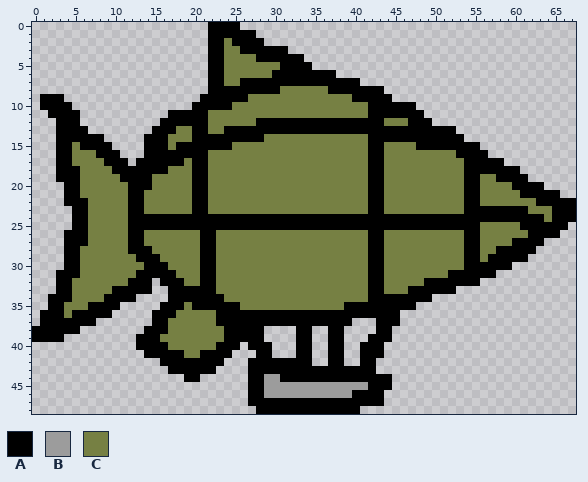
Two versions of one sprite sheet, img/airship/bi0.png. Above is the file before it was changed.
The file is 68x49 pixels.
Palette (. is transparent): A #000000  B #9c9c9c  C #768043
Pixels before, first column x 0:
 0 ......................AAAA..........................................
 1 ......................AAAAAA........................................
 2 ......................AACAAAA.......................................
 3 ......................AACCAAAAAA....................................
 4 ......................AACCCCAAAAAA..................................
 5 ......................AACCCCCCCAAAA.................................
 6 ......................AACCCCCCAAAAAAAA..............................
 7 ......................AACCAAAAAAAAAAAAAAA...........................
 8 ......................AAAAAAAAACCCCCCAAAAAAA........................
 9 .AAA.................AAAAAACCCCCCCCCCCCCAAAAA.......................
10 .AAAA...............AAAAACCCCCCCCCCCCCCCCCAAAAAA....................
11 ..AAAA...........AAAAACCCCCCCCCCCCCCCCCCCCAAAAAAA...................
12 ...AAA..........AAAAAACCCCCCAAAAAAAAAAAAAAAACCCAAA..................
13 ...AAAA........AAACCAACCAAAAAAAAAAAAAAAAAAAAAAAAAAAAA...............
14 ...AAAAAA.....AAACCCAAAAAAAAACCCCCCCCCCCCCAAAAAAAAAAAA..............
15 ...AACAAAA....AAACAAAAAAACCCCCCCCCCCCCCCCCAACCCCAAAAAAAA............
16 ...AACCCAAA...AAAAAAAACCCCCCCCCCCCCCCCCCCCAACCCCCCCCCAAAA...........
17 ...AACCCCAAA.AAAAAACAACCCCCCCCCCCCCCCCCCCCAACCCCCCCCCCAAAAA.........
18 ...AAACCCCAAAAAAACCCAACCCCCCCCCCCCCCCCCCCCAACCCCCCCCCCAAAAAAA.......
19 ...AAACCCCCAAAACCCCCAACCCCCCCCCCCCCCCCCCCCAACCCCCCCCCCAACCAAAA......
20 ....AACCCCCCAAACCCCCAACCCCCCCCCCCCCCCCCCCCAACCCCCCCCCCAACCCCAAAA....
21 ....AACCCCCCAACCCCCCAACCCCCCCCCCCCCCCCCCCCAACCCCCCCCCCAACCCCCAAAAA..
22 ....AAACCCCCAACCCCCCAACCCCCCCCCCCCCCCCCCCCAACCCCCCCCCCAACCCCCCCAAAAA
23 .....AACCCCCAACCCCCCAACCCCCCCCCCCCCCCCCCCCAACCCCCCCCCCAAAAAAAACCCAAA
24 .....AACCCCCAAAAAAAAAAAAAAAAAAAAAAAAAAAAAAAAAAAAAAAAAAAAAAAAAAAACAAA
25 .....AACCCCCAAAAAAAAAAAAAAAAAAAAAAAAAAAAAAAAAAAAAAAAAAAACCCCCAAAAAA.
26 ....AAACCCCCAACCCCCCCAACCCCCCCCCCCCCCCCCCCAACCCCCCCCCCAACCCCCCAAAA..
27 ....AAACCCCCAACCCCCCCAACCCCCCCCCCCCCCCCCCCAACCCCCCCCCCAACCCCAAAA....
28 ....AACCCCCCAAACCCCCCAACCCCCCCCCCCCCCCCCCCAACCCCCCCCCCAACCAAAAA.....
29 ....AACCCCCCCAAACCCCCAACCCCCCCCCCCCCCCCCCCAACCCCCCCCCCAACAAAAA......
30 ....AACCCCCCCCAAACCCCAACCCCCCCCCCCCCCCCCCCAACCCCCCCCCCAAAAAA........
31 ...AAACCCCCCCAAAAACCCAACCCCCCCCCCCCCCCCCCCAACCCCCCCCAAAAAA..........
32 ...AACCCCCCCAAA.AAACCAACCCCCCCCCCCCCCCCCCCAACCCCCAAAAAAA............
33 ...AACCCCCAAAAA..AAAAAACCCCCCCCCCCCCCCCCCCAACCCAAAAAA...............
34 ..AAACCCCAAAA....AAAAAAACCCCCCCCCCCCCCCCCCAAAAAAAA..................
35 ..AACCCAAAA.....AAACAAAAAACCCCCCCCCCCCCAAAAAAAAA....................
36 .AAACAAAAA.....AAACCCCCAAAAAAAAAAAAAAAAAAAAAAA......................
37 .AAAAAAA.......AACCCCCCAAAAAAAAAAAAAAAAA...AAA......................
38 AAAAAA........AAACCCCCCCAAAAA....AA..AA....AA.......................
39 AAAA.........AAACCCCCCCCAAAAA....AA..AA...AAA.......................
40 .............AAAACCCCCCAAA.AAA...AA..AA..AAA........................
41 ..............AAAAACCAAAA...AA...AA..AA..AAA........................
42 ................AAAAAAAA...AAAAAAAA..AA..AA.........................
43 .................AAAAAA....AAAAAAAAAAAAAAAA.........................
44 ...................AA......AABBAAAAAAAAAAAAAA.......................
45 ...........................AABBBBBBBBBBBBBAAA.......................
46 ...........................AABBBBBBBBBBBAAAA........................
47 ...........................AAAAAAAAAAAAAAAAA........................
48 ............................AAAAAAAAAAAAA...........................
After:
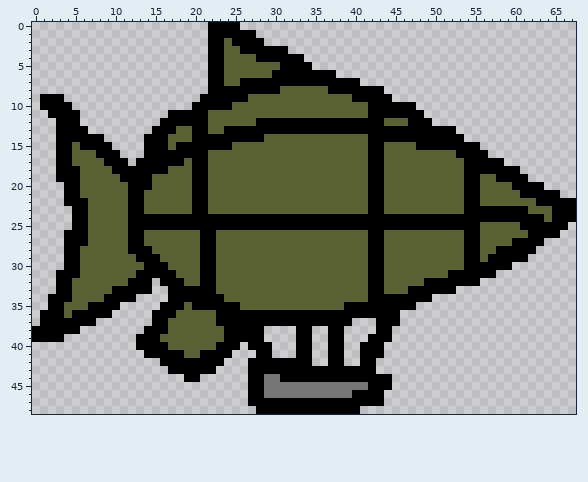
Diff:
colour B: #9c9c9c -> #767676
colour C: #768043 -> #596133
Pixel boxes of the changes (left, top, right, bottom) in both pictures:
changed: (64, 38, 552, 358)
changed: (264, 374, 368, 398)
